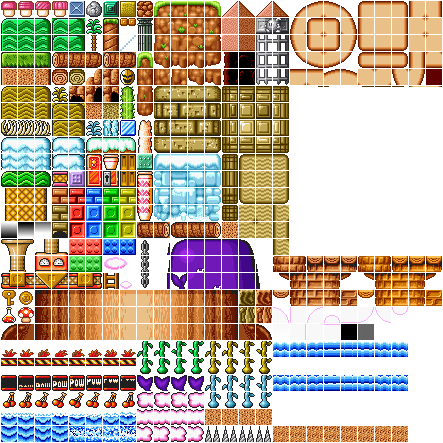
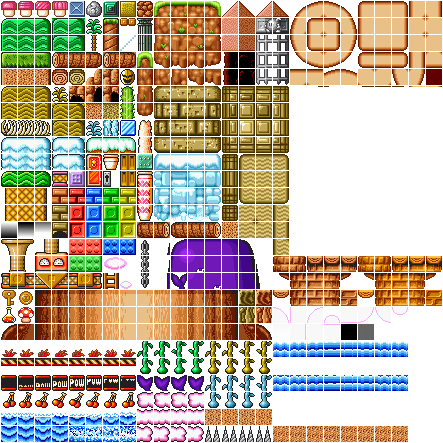
The second 443 × 443 image is a revision of the first. Changes to its layers:
painted on "tile.png" over [111, 171, 119, 187]
